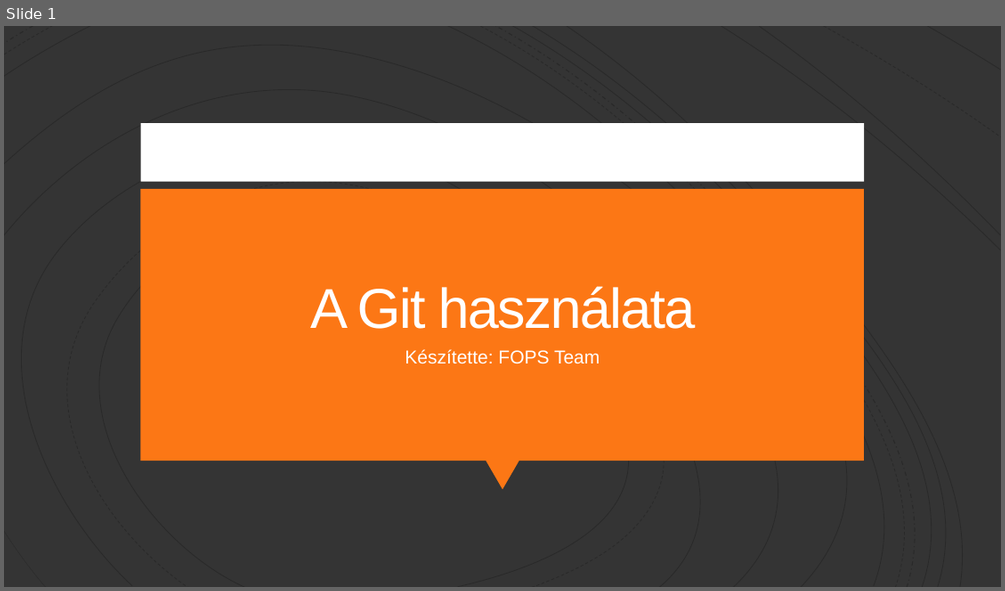
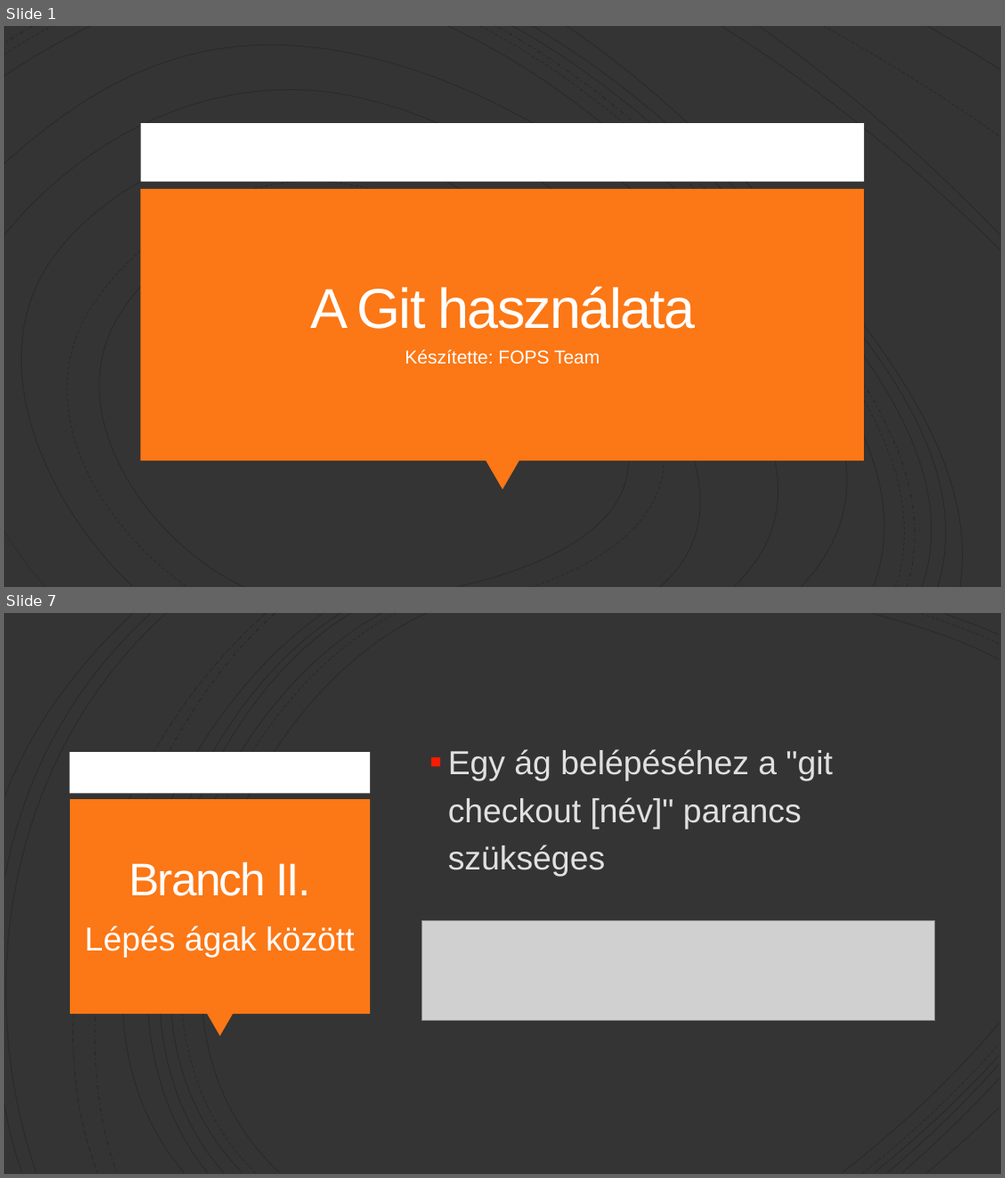
Before and after one commit to Peter-2007/FOPS, a slide deck: FOPS_Git.pptx. Shown one above the other, each under a label of ours: slide 1 before the commit, slides 1 and 7 after it; the slides between them are not shown. The pictures are 1005x591 and 1005x1178 pixels, drawn with LibreOffice and Linux fonts; fonts in the diff are those of the drawing; grey boxes stand for pictures. Boxes give left, top, right and bottom in pixels: in the first picture for what was removed or moved away, otherwise in the second. Text is boxed around its words. In the diff, an @@ line names an element or a change of style, - is before the commit and + after.

```diff
--- a/FOPS_Git.pptx
+++ b/FOPS_Git.pptx
@@ slide 7 added at [4,613,1001,1174], background #343434 @@
@@ group added at [4,613,999,1174]: 21 freeform shapes @@
@@ rectangle added at [70,752,371,793], fill #FFFFFF @@
@@ text added at [448,749,833,876], 32 pt, text #E0E0E0 @@
+▪ Egy ág belépéséhez a "git checkout [név]" parancs szükséges
@@ rectangle added at [70,799,370,1013], fill #FC7715 @@
@@ title added at [129,861,310,896], 44 pt, text #FFFEFF @@
+Branch II.
@@ text added at [85,925,355,957], 32 pt, text #FFFEFF @@
+Lépés ágak között
@@ picture added at [422,921,934,1021] @@
@@ triangle added at [207,1013,233,1037], fill #FC7715 @@
```
Also in this commit, not shown: 6 other slides added, 1 slide removed.
